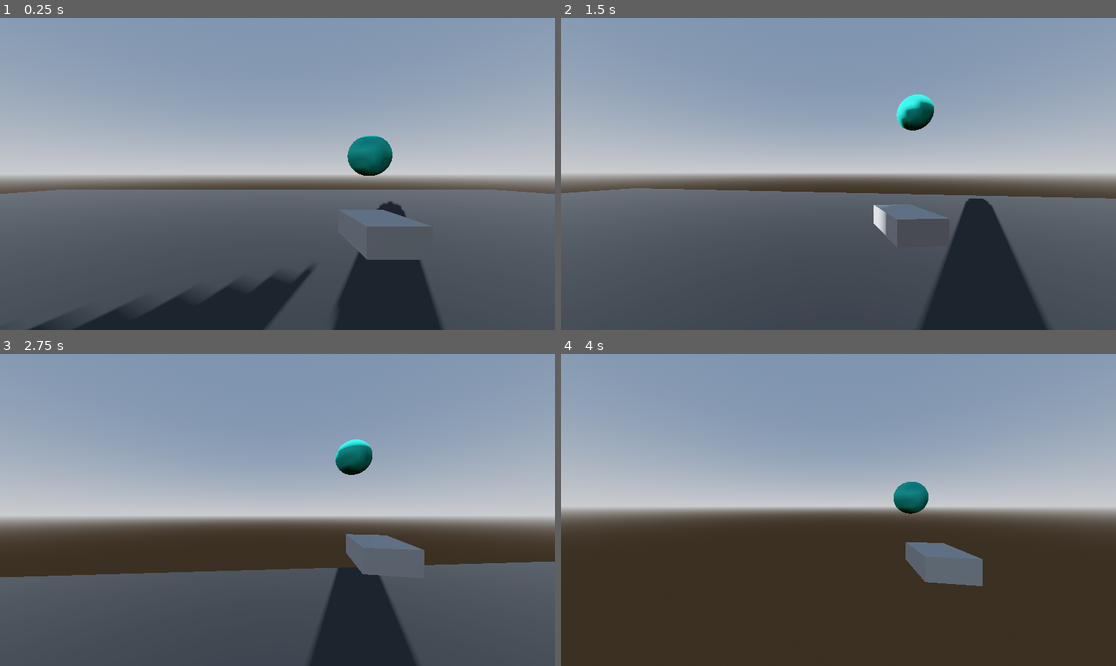
Above: before the commit, frames 1-4 (two rows, left to right).
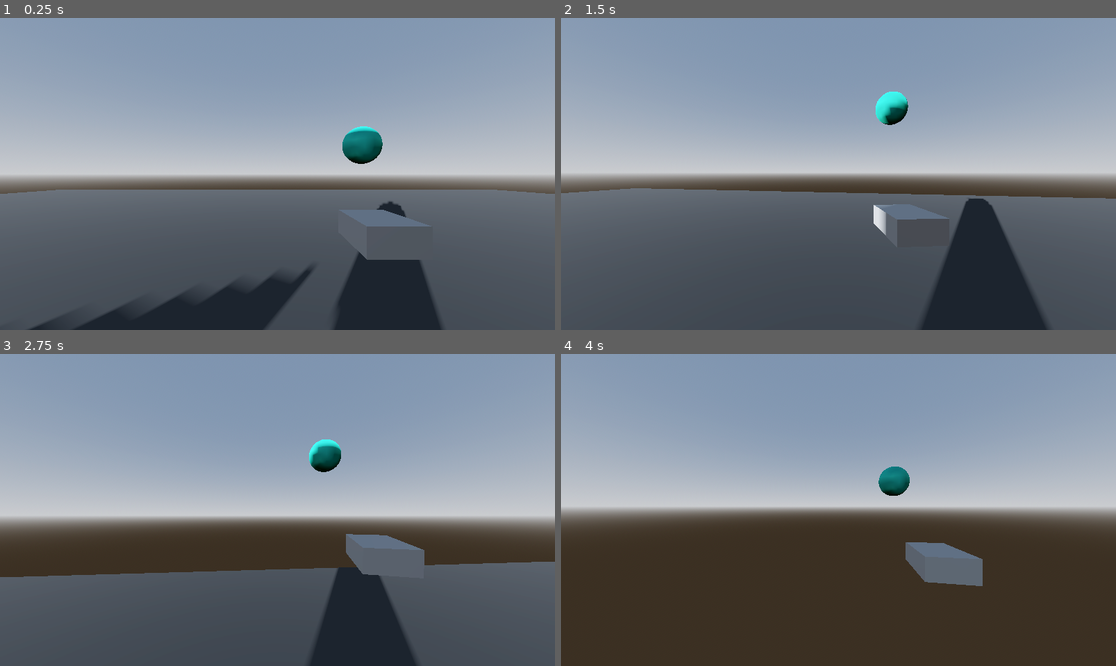
Above: after the commit, the same moments.

Repository: TRI-ADIC/valley-source-code
Game: Godot game, scene res://Scenes/world.tscn
Same seed, same stepped clock (60 frames per second), same inputs: the game is played once before the commit and once after it.
Inputs (mouse positions are in pixels of both pictures, inside the frame that each line leads up to):
- Up to frame 1 (0.25 s): no input
- Up to frame 2 (1.5 s): move the mouse to (866, 174) at 0.52 s; hold Shift (sprint) 0.53-1.28 s; hold W (forward) from 0.53 s (still down); tap Space (jump) at 0.77 s; move the mouse to (810, 174) at 1.27 s; tap Shift (sprint) at 1.35 s
- Up to frame 3 (2.75 s): keep holding W (forward); tap Space (jump) at 1.52 s; move the mouse to (288, 503) at 2.02 s; hold Shift (sprint) from 2.03 s (still down)
- Up to frame 4 (4 s): keep holding W (forward); move the mouse to (832, 516) at 2.77 s; release Shift (sprint) at 2.78 s; tap Shift (sprint) at 2.85 s; tap Space (jump) at 3.02, 3.77 s; move the mouse to (877, 513) at 3.52 s; hold Shift (sprint) from 3.53 s (still down)

The runs differ from the first frame. In frame 1, 1.0% of the frame differs, in the area x 61-71%, y 34-51%; in frame 2, 1.0%; in frame 3, 1.0%, in the area x 55-68%, y 27-39%; in frame 4, 0.9%.

Commit message:
feat: add movement delay for placeholder spirit

Diff:
--- a/Scenes/world.tscn
+++ b/Scenes/world.tscn
@@ -68,11 +68,11 @@
 mesh = SubResource("BoxMesh_go701")
 
 [node name="Spirit" type="Node3D" parent="AnthroCat/Head/Camera3D" unique_id=1957678263]
-transform = Transform3D(1, 0, 0, 0, 1, 0, 0, 0, 1, 0.29171473, 0.16280222, -0.97116846)
+transform = Transform3D(1, 0, 0, 0, 1, 0, 0, 0, 1, 0.34221935, 0.1068337, -0.36067855)
 script = ExtResource("3_5a7ea")
 
 [node name="MeshInstance3D" type="MeshInstance3D" parent="AnthroCat/Head/Camera3D/Spirit" unique_id=1599315806]
-transform = Transform3D(0.15, 0, 0, 0, 0.15, 0, 0, 0, 0.15, 0.047154665, -0.104971156, 0.23776451)
+transform = Transform3D(0.15, 0, 0, 0, 0.15, 0, 0, 0, 0.15, 0, 0, -0.44535097)
 mesh = SubResource("SphereMesh_go701")
 
 [node name="Environment" type="Node3D" parent="." unique_id=551454675]
--- a/Scripts/spirit.gd
+++ b/Scripts/spirit.gd
@@ -1,12 +1,27 @@
 extends Node3D
+
+@onready var viewmodel = $"."
+
+# Delay variables
+const SENSITIVITY = 0.5
+const DELAY_THESHOLD = 1
+const DELAY_SPEED = 0.6
+const DELAY_AMOUNT = 1
+var mouse_movement = Vector3.ZERO
+var default_rotation
 
 # Called when the node enters the scene tree for the first time.
 func _ready() -> void:
 	_float_object_up()
+	default_rotation = viewmodel.rotation
 
 # Called every frame. 'delta' is the elapsed time since the previous frame.
 func _process(delta: float) -> void:
-	pass
+	_spirit_move_delay(delta)
+
+func _input(event):
+	if event is InputEventMouseMotion:
+		mouse_movement = Vector3(-event.relative.y * SENSITIVITY, -event.relative.x * SENSITIVITY, 0)
 
 func _float_object_up():
 	var tween = create_tween()
@@ -17,3 +32,10 @@
 	var tween = create_tween()
 	tween.tween_property(self, "position", position + Vector3(0, -0.25, 0), 2).set_trans(Tween.TRANS_SINE)
 	tween.tween_callback(_float_object_up)
+
+func _spirit_move_delay(delta: float):
+	var mouse_movement_length = mouse_movement.length()
+	if (mouse_movement_length > DELAY_THESHOLD):
+		viewmodel.rotation = viewmodel.rotation.lerp(mouse_movement.normalized() * -DELAY_AMOUNT, DELAY_SPEED * delta)
+	else:
+		viewmodel.rotation = viewmodel.rotation.lerp(default_rotation, DELAY_SPEED * delta)
